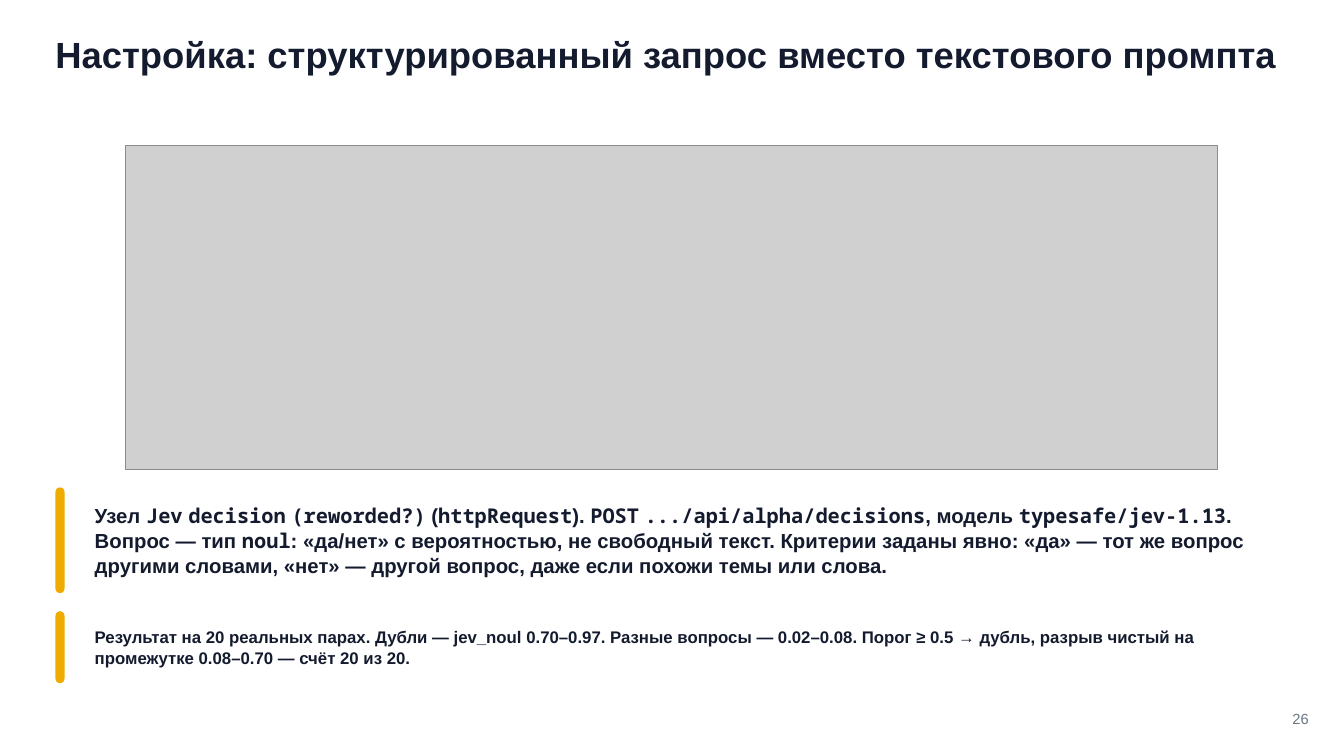
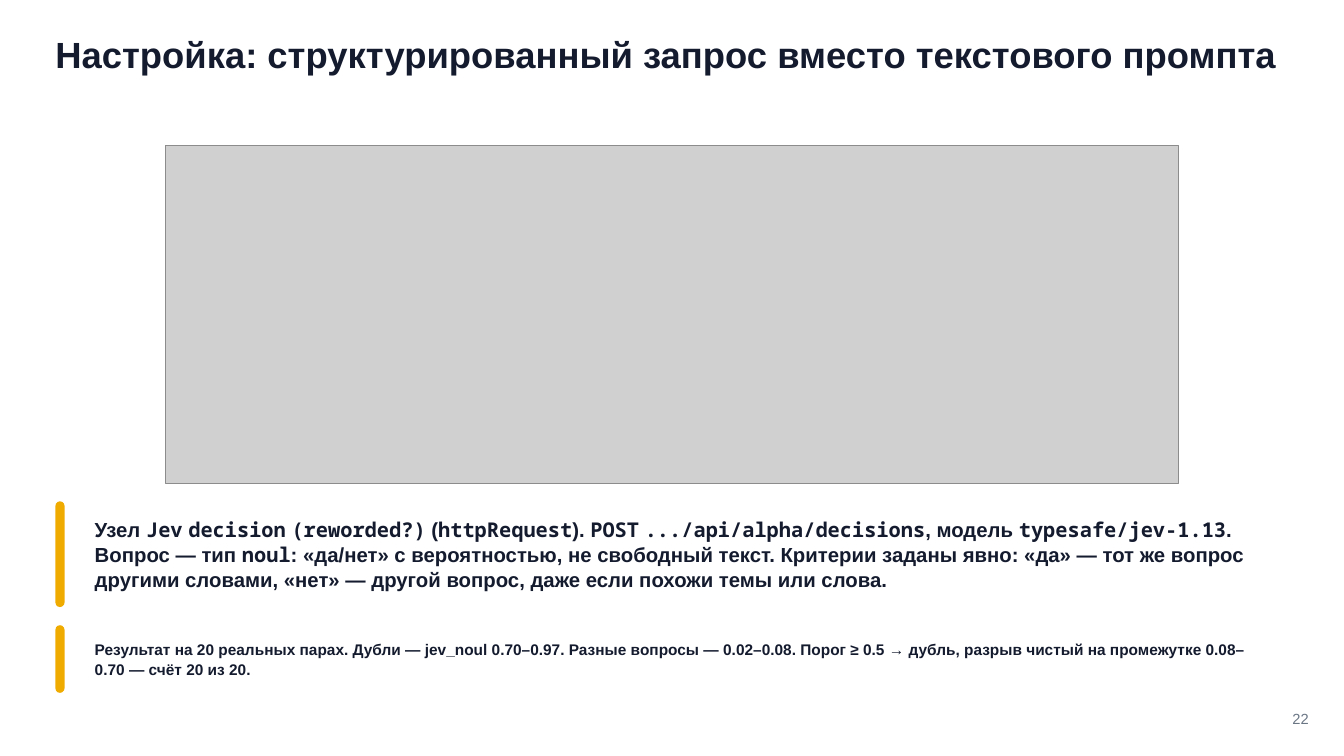
Before and after one commit to tellina-study/AI-usage-lessons, a slide deck: slide 22 of library/seminars/sem-08/rendered/sem-08.pptx (slide 26 before the commit). Drawn at 1344x756 pixels with LibreOffice and Linux fonts; fonts in the diff are those of the drawing; grey boxes stand for pictures. Boxes give left, top, right and bottom in pixels: in the first picture for what was removed or moved away, otherwise in the second. Text is boxed around its words. In the diff, an @@ line names an element or a change of style, - is before the commit and + after.

```diff
--- a/library/seminars/sem-08/rendered/sem-08.pptx
+++ b/library/seminars/sem-08/rendered/sem-08.pptx
@@ picture: place and size @@
-picture at [126, 145, 1219, 469]
+picture at [165, 145, 1179, 483]
@@ 2 texts, 1 rounded rectangle: place and size @@
-2 texts, 1 rounded rectangle at [55, 488, 1244, 668]
+2 texts, 1 rounded rectangle at [55, 501, 1245, 675]
@@ rounded rectangle: place and size @@
-rounded rectangle at [55, 611, 65, 683]
+rounded rectangle at [55, 625, 65, 693]
@@ text "Результат на 20 реальных парах. ..." at [95, 643, 1245, 675]: size 12 to 11 pt; line spacing 14.9pt to 13.6pt @@
@@ text at [1292, 714, 1308, 724]: text changed @@
-26
+22
```
Also in this commit, not shown: 46 other slides changed, 10 slides added, 14 slides removed, 41 other files.
